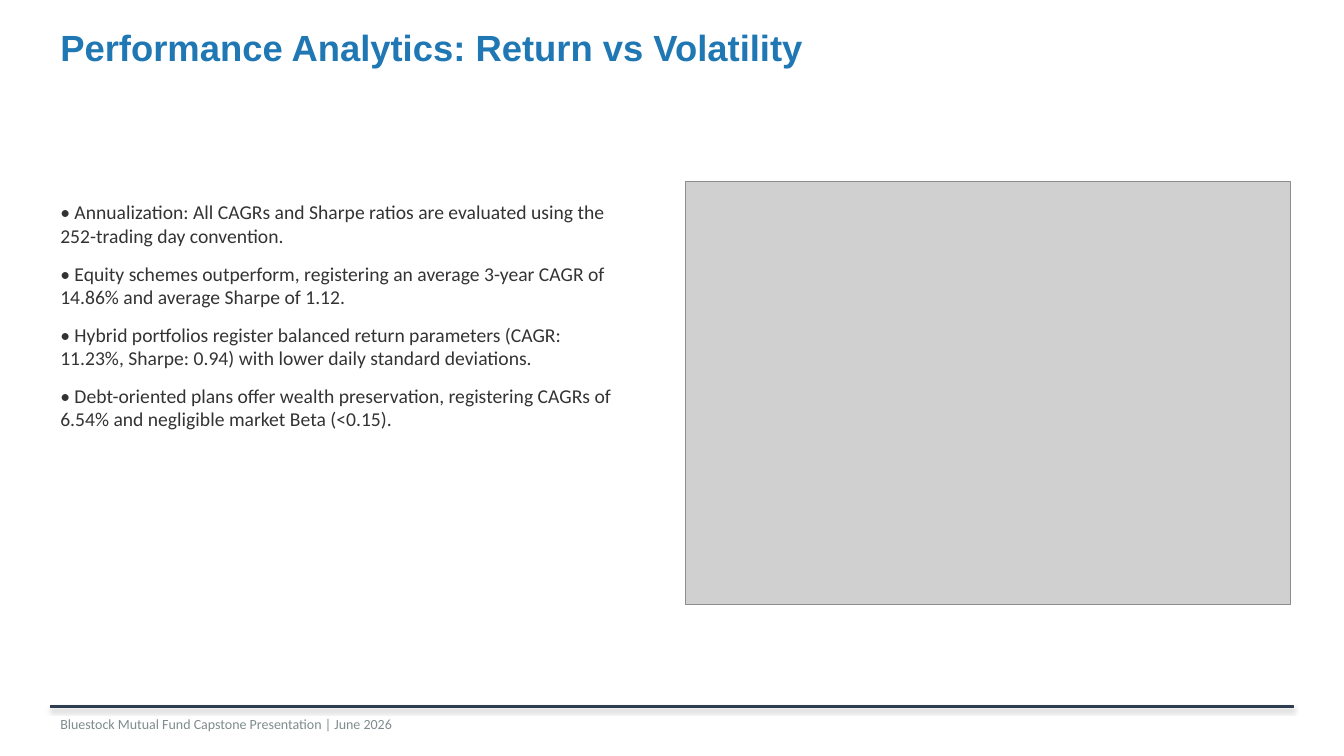
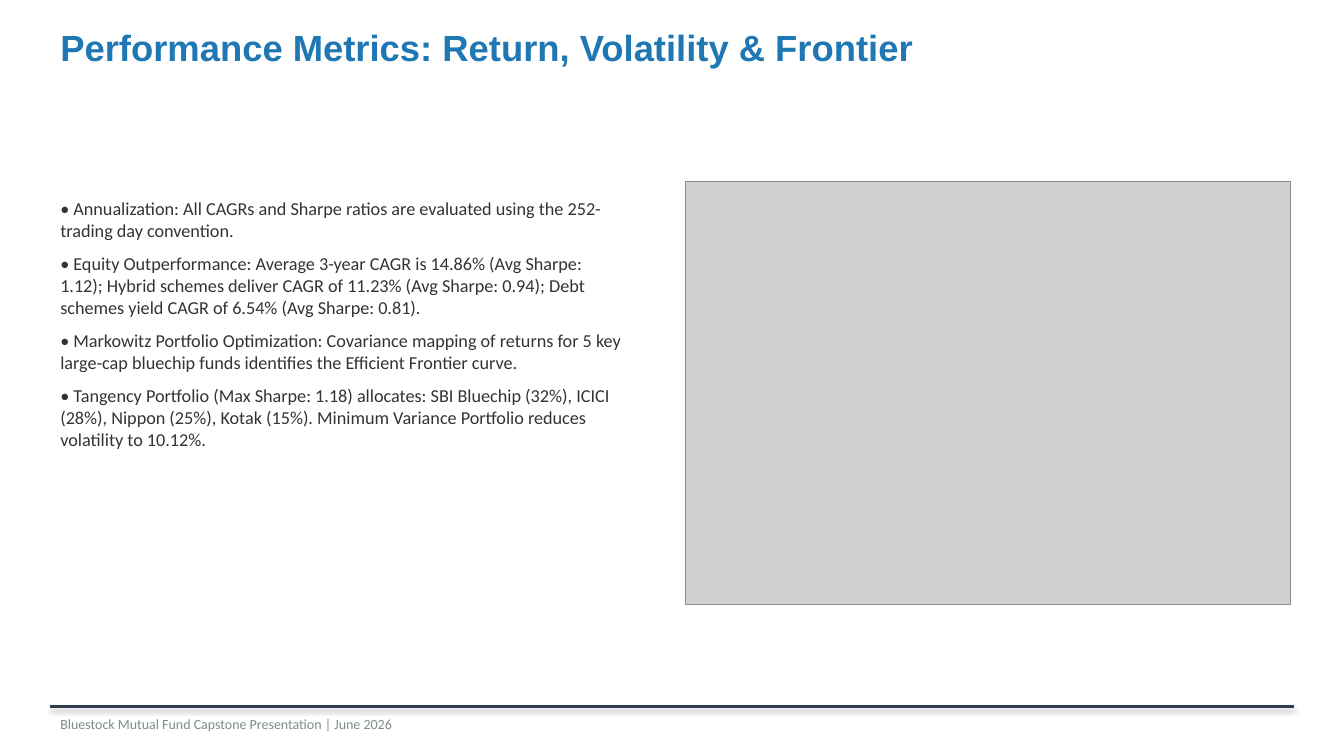
Before and after one commit to MxthThunder/mf-capstone, a slide deck: slide 7 of Bluestock_MF_Presentation.pptx. Drawn at 1344x756 pixels with LibreOffice and Linux fonts; fonts in the diff are those of the drawing; grey boxes stand for pictures. Boxes give left, top, right and bottom in pixels: in the first picture for what was removed or moved away, otherwise in the second. Text is boxed around its words. In the diff, an @@ line names an element or a change of style, - is before the commit and + after.

```diff
--- a/Bluestock_MF_Presentation.pptx
+++ b/Bluestock_MF_Presentation.pptx
@@ text at box(60, 34, 912, 69): text changed @@
-Performance Analytics: Return vs Volatility
+Performance Metrics: Return, Volatility & Frontier
@@ text at box(60, 202, 601, 240): size 14 to 13 pt in "• Annualization: All CAGRs and Sharpe ratios ..."; less space between paragraphs @@
@@ text at box(60, 257, 621, 449): text changed; size 14 to 13 pt @@
-• Equity schemes outperform, registering an average 3-year CAGR of 14.86% and average Sharpe of 1.12.
-• Hybrid portfolios register balanced return parameters (CAGR: 11.23%, Sharpe: 0.94) with lower daily standard deviations.
-• Debt-oriented plans offer wealth preservation, registering CAGRs of 6.54% and negligible market Beta (<0.15).
+• Equity Outperformance: Average 3-year CAGR is 14.86% (Avg Sharpe: 1.12); Hybrid schemes deliver CAGR of 11.23% (Avg Sharpe: 0.94); Debt schemes yield CAGR of 6.54% (Avg Sharpe: 0.81).
+• Markowitz Portfolio Optimization: Covariance mapping of returns for 5 key large-cap bluechip funds identifies the Efficient Frontier curve.
+• Tangency Portfolio (Max Sharpe: 1.18) allocates: SBI Bluechip (32%), ICICI (28%), Nippon (25%), Kotak (15%). Minimum Variance Portfolio reduces volatility to 10.12%.
```
Also in this commit, not shown: 4 other slides changed, 1 slide added, 1 slide removed, 19 other files.
